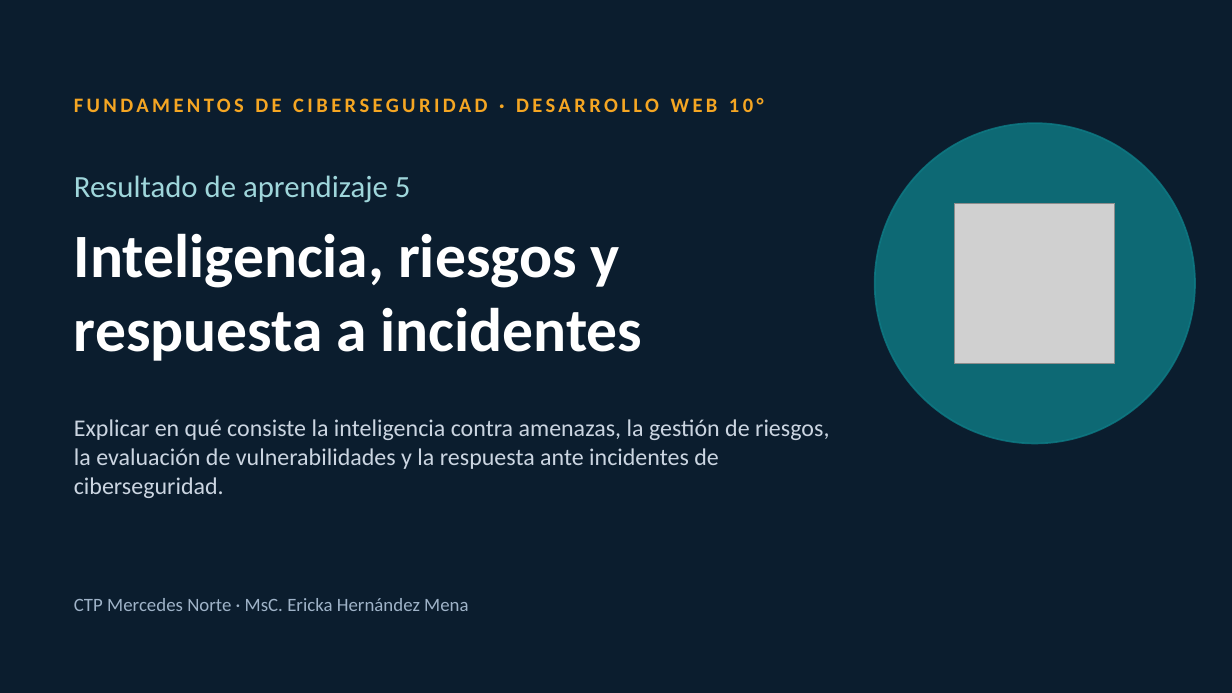
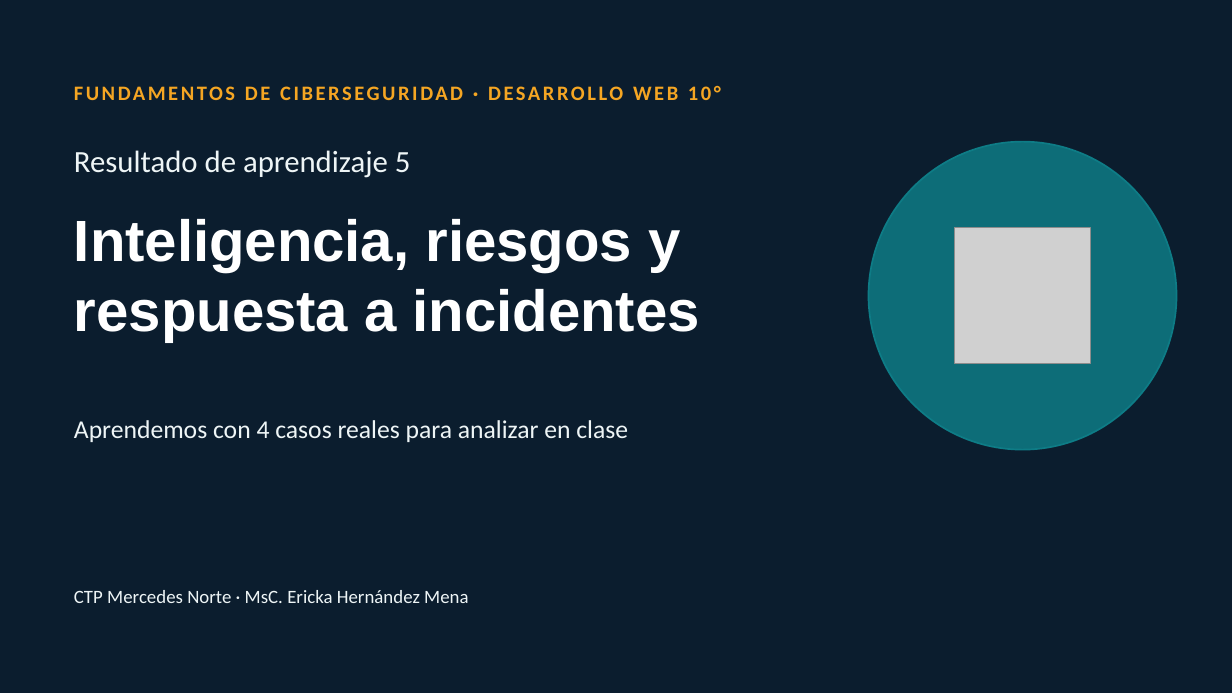
Before and after one commit to HrndzEricka/WEB10-, a slide deck: slide 1 of recursos/presentaciones/RA5_Riesgos_e_incidentes.pptx. Drawn at 1232x693 pixels with LibreOffice and Linux fonts; fonts in the diff are those of the drawing; grey boxes stand for pictures. Boxes give left, top, right and bottom in pixels: in the first picture for what was removed or moved away, otherwise in the second. Text is boxed around its words. In the diff, an @@ line names an element or a change of style, - is before the commit and + after.

```diff
--- a/recursos/presentaciones/RA5_Riesgos_e_incidentes.pptx
+++ b/recursos/presentaciones/RA5_Riesgos_e_incidentes.pptx
@@ text "FUNDAMENTOS DE CIBERSEGURIDAD · DESARROLLO ..." at (x1=74, y1=80, x2=862, y2=117): letter spacing 2 to 1.5 pt; vertical alignment middle to top @@
@@ text "Resultado de aprendizaje 5" moved from (x1=74, y1=175, x2=411, y2=203) to (x1=74, y1=150, x2=411, y2=178) @@
@@ text "Resultado de aprendizaje 5" at (x1=74, y1=150, x2=411, y2=178): text colour #9FD6DB to #EEF5F6; vertical alignment middle to top @@
@@ ellipse resized from (x1=875, y1=123, x2=1195, y2=444) to (x1=869, y1=142, x2=1177, y2=450) @@
@@ ellipse at (x1=869, y1=142, x2=1177, y2=450): fill #0E7C86 at 80% opacity to #0E7C86 at 85% opacity @@
@@ title "Inteligencia, riesgos y respuesta a ..." moved from (x1=74, y1=233, x2=643, y2=361) to (x1=74, y1=219, x2=700, y2=342) @@
@@ title "Inteligencia, riesgos y respuesta a ..." at (x1=74, y1=219, x2=700, y2=342): size 36 to 34 pt, font Calibri to Arial @@
@@ picture resized from (x1=955, y1=203, x2=1115, y2=363) to (x1=955, y1=228, x2=1090, y2=363) @@
@@ text at (x1=74, y1=420, x2=628, y2=442): text changed; size 14 to 15 pt; text colour #CBD5E1 to #EEF5F6 @@
-Explicar en qué consiste la inteligencia contra amenazas, la gestión de riesgos, la evaluación de vulnerabilidades y la respuesta ante incidentes de ciberseguridad.
+Aprendemos con 4 casos reales para analizar en clase
@@ text "CTP Mercedes Norte · MsC. ..." at (x1=74, y1=590, x2=468, y2=603): text colour #9FB3C8 to #EEF5F6; vertical alignment middle to top @@
```
Also in this commit, not shown: 1 other slide changed, 17 slides added, 19 slides removed, 5 other files.
